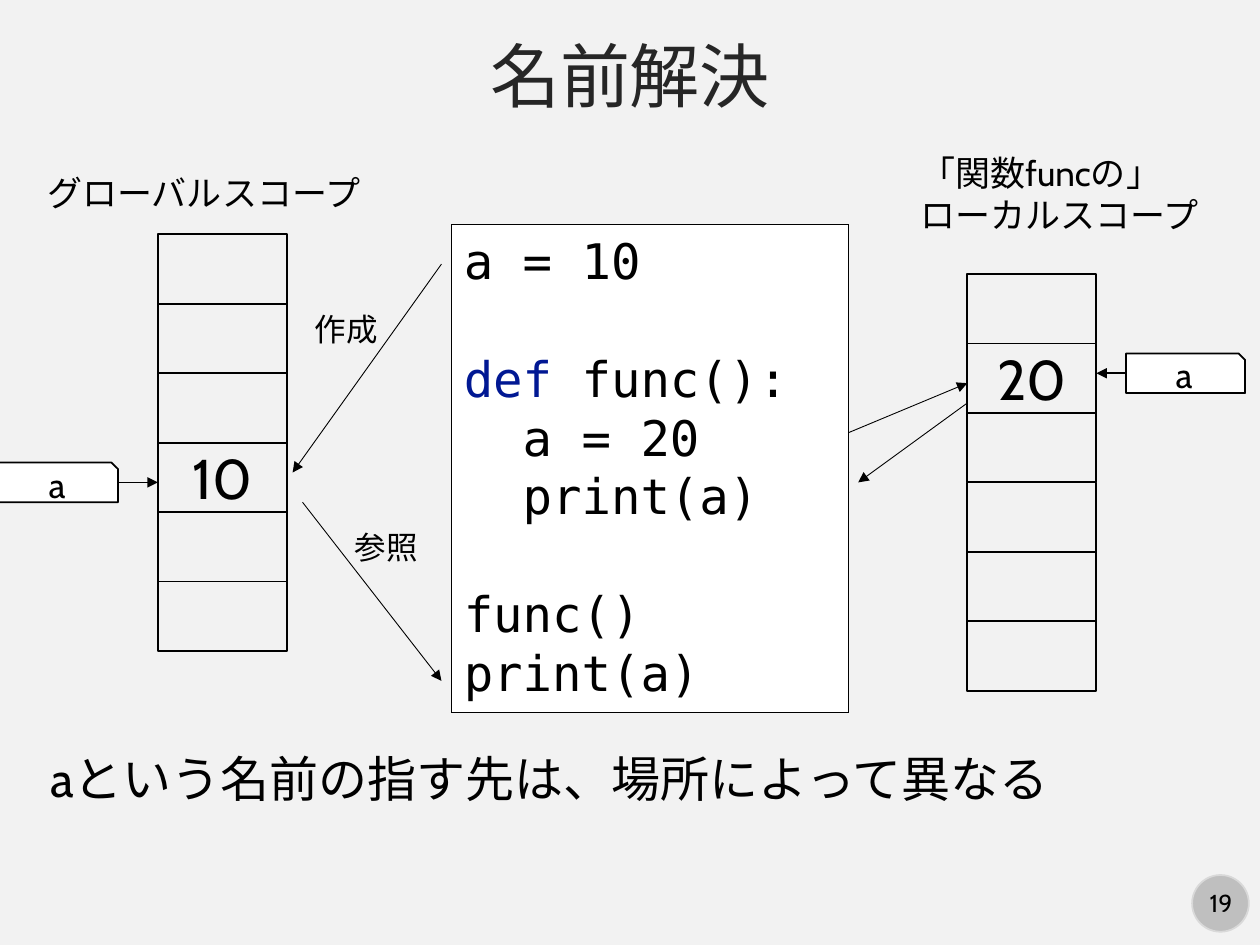
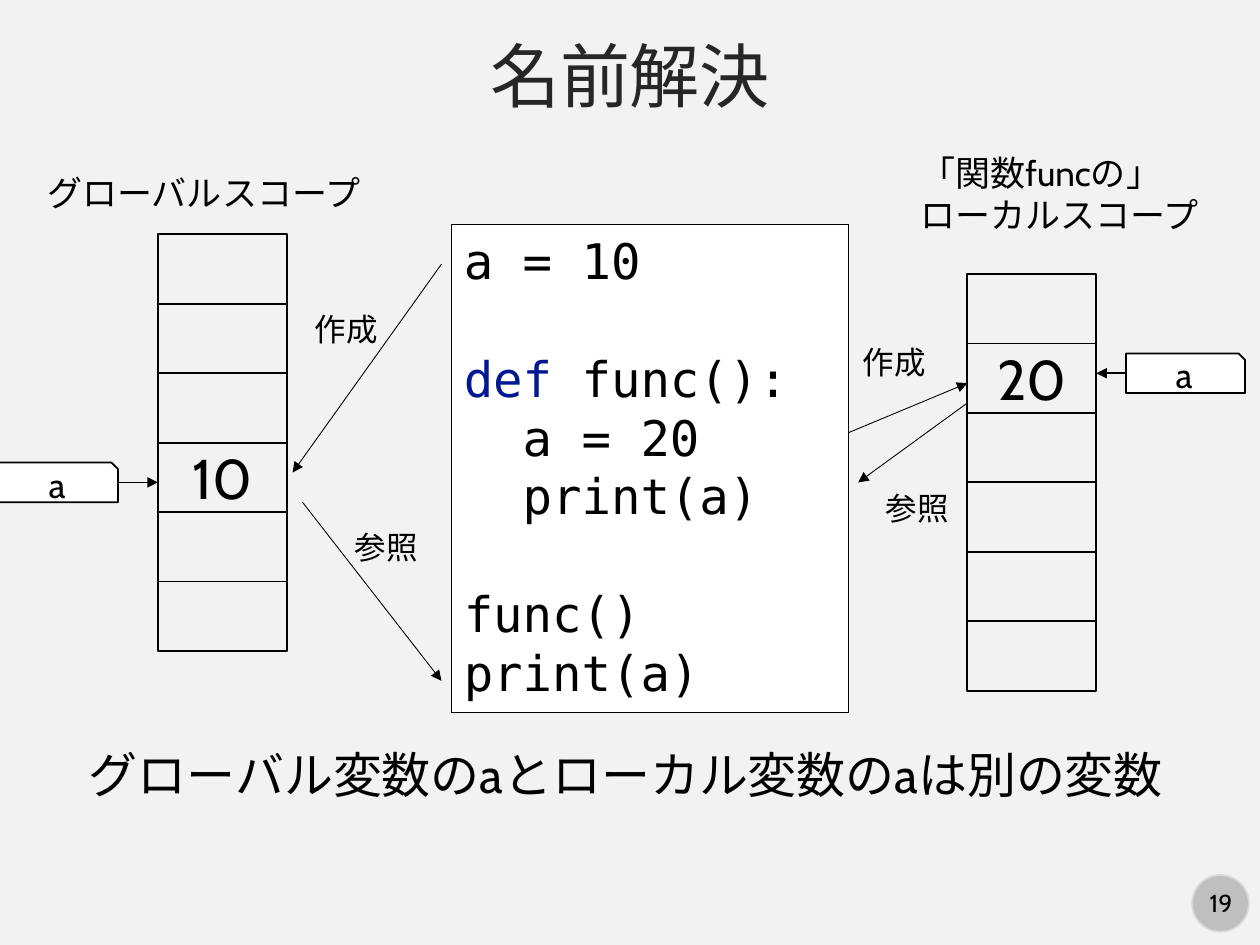
Before and after one commit to kaityo256/python_zero, a slide deck: slide 19 of scope/fig/slide.pptx. Drawn at 1260x945 pixels with LibreOffice and Linux fonts; fonts in the diff are those of the drawing. Boxes give left, top, right and bottom in pixels: in the first picture for what was removed or moved away, otherwise in the second. Text is boxed around its words. In the diff, an @@ line names an element or a change of style, - is before the commit and + after.

```diff
--- a/scope/fig/slide.pptx
+++ b/scope/fig/slide.pptx
@@ text added at <box>863,347,926,377</box>, 18 pt, text #000000 @@
+作成
@@ text added at <box>886,493,949,523</box>, 18 pt, text #000000 @@
+参照
@@ text at <box>89,751,1163,797</box>: text changed @@
-aという名前の指す先は、場所によって異なる
+グローバル変数のaとローカル変数のaは別の変数
```
Also in this commit, not shown: 7 slides added.
